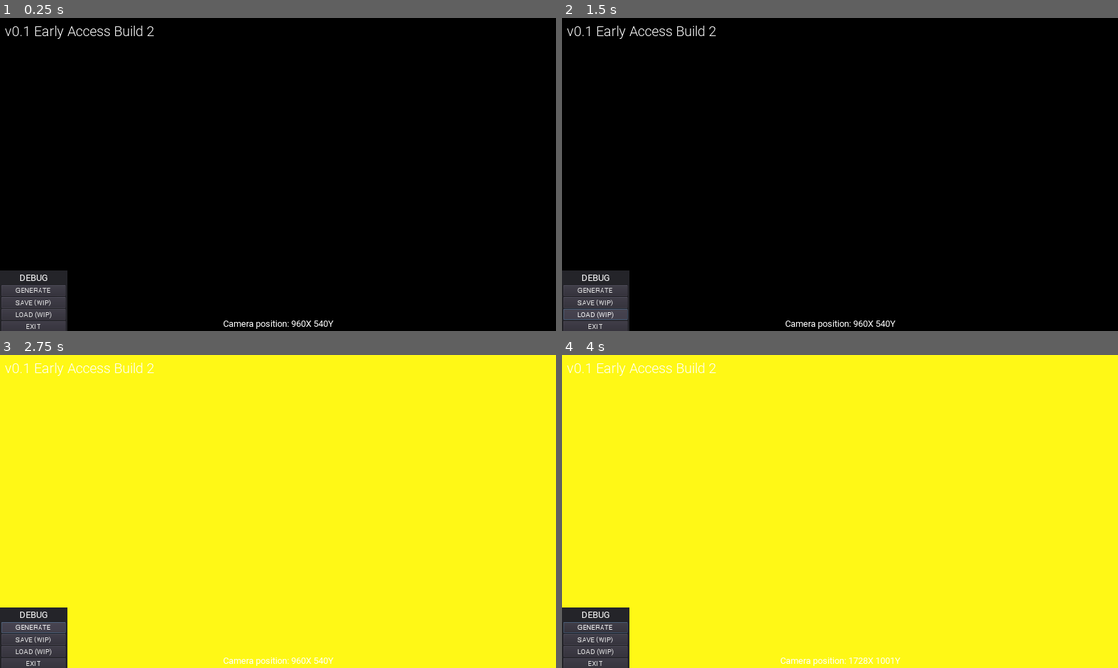
Above: before the commit, frames 1-4 (two rows, left to right).
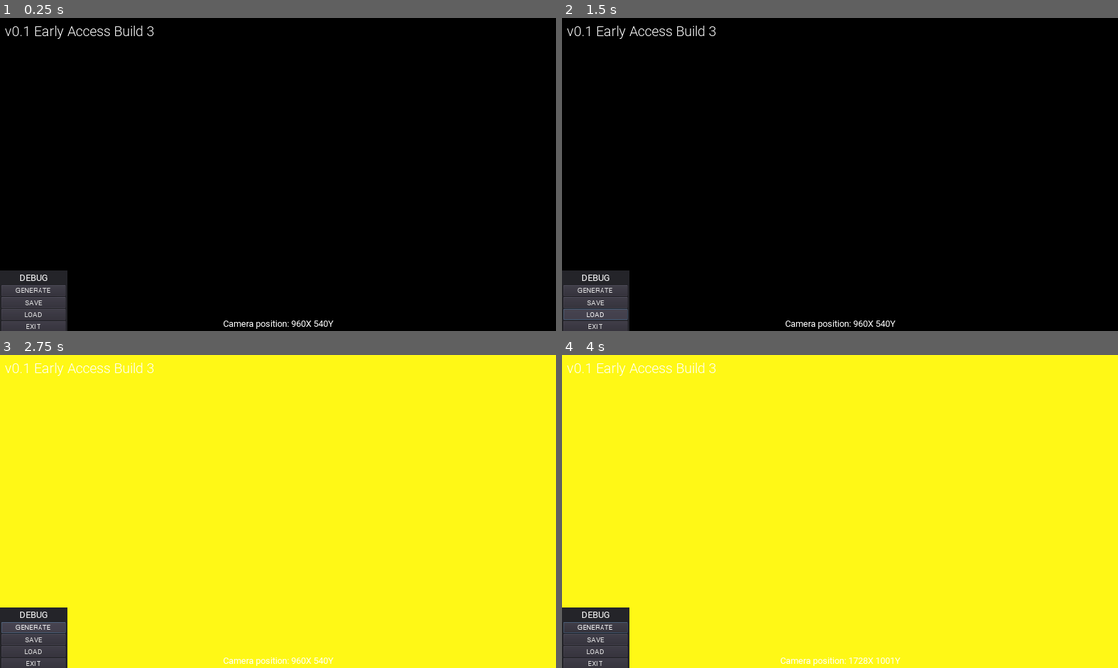
Above: after the commit, the same moments.

Repository: Watermagle/The-Dark-Forest
Game: Godot game, scene res://scenes/Main.tscn
The game is run twice, just before and just after one commit, with the same random seed, the same clock (stepped at 60 frames per second) and the same inputs.
Inputs (mouse positions are in pixels of both pictures, inside the frame that each line leads up to):
- Up to frame 1 (0.25 s): no input
- Up to frame 2 (1.5 s): click "SAVE (WIP)" (after the commit: "SAVE") at 0.5 s; click "LOAD (WIP)" (after the commit: "LOAD") at 1.25 s
- Up to frame 3 (2.75 s): click "GENERATE" at 2 s
- Up to frame 4 (4 s): tap Enter at 2.75 s; move the mouse to (962, 495) at 2.77 s; hold D (right) 2.78-3.53 s; click (962, 495) at 2.92 s; tap Space at 3.5 s; move the mouse to (728, 527) at 3.52 s; hold S (down) from 3.53 s (still down)

The runs differ from the first frame. In frame 1, 0.1% of the frame differs, in the area x 2-28%, y 2-96%; in frame 2, 0.1%; in frame 3, 0.1%; in frame 4, 0.1%.

Commit message:
Build 3 (WIP)

Diff:
--- a/scenes/Main.tscn
+++ b/scenes/Main.tscn
@@ -1,11 +1,10 @@
-[gd_scene load_steps=10 format=2]
+[gd_scene load_steps=9 format=2]
 
 [ext_resource path="res://fonts/Roboto/Roboto-Light.ttf" type="DynamicFontData" id=1]
 [ext_resource path="res://scripts/Controls.gd" type="Script" id=2]
 [ext_resource path="res://fonts/Roboto/Roboto-Regular.ttf" type="DynamicFontData" id=3]
 [ext_resource path="res://scripts/Camera.gd" type="Script" id=4]
 [ext_resource path="res://scripts/SystemGenerator.gd" type="Script" id=5]
-[ext_resource path="res://scripts/SaveSystem.gd" type="Script" id=6]
 
 [sub_resource type="DynamicFont" id=1]
 size = 48
@@ -25,12 +24,7 @@
 [node name="Controls" type="Node" parent="."]
 script = ExtResource( 2 )
 
-[node name="SaveSystem" type="Node" parent="."]
-script = ExtResource( 6 )
-
-[node name="SystemGenerator" type="Node" parent="." groups=[
-"Persist",
-]]
+[node name="SystemGenerator" type="Node" parent="."]
 script = ExtResource( 5 )
 
 [node name="Camera" type="Camera2D" parent="."]
@@ -59,7 +53,7 @@
 margin_right = 692.0
 margin_bottom = 204.0
 custom_fonts/font = SubResource( 1 )
-text = "v0.1 Early Access Build 2"
+text = "v0.1 Early Access Build 3"
 __meta__ = {
 "_edit_use_anchors_": false
 }
@@ -106,14 +100,14 @@
 margin_right = 222.0
 margin_bottom = 74.0
 custom_fonts/font = SubResource( 3 )
-text = "SAVE (WIP)"
+text = "SAVE"
 
 [node name="LoadButton" type="Button" parent="Camera/UI/DebugPanel/VBoxContainer"]
 margin_top = 78.0
 margin_right = 222.0
 margin_bottom = 113.0
 custom_fonts/font = SubResource( 3 )
-text = "LOAD (WIP)"
+text = "LOAD"
 
 [node name="ExitButton" type="Button" parent="Camera/UI/DebugPanel/VBoxContainer"]
 margin_top = 117.0
@@ -136,4 +130,6 @@
 }
 
 [connection signal="pressed" from="Camera/UI/DebugPanel/VBoxContainer/GenerateButton" to="SystemGenerator" method="_on_GenerateButton_pressed"]
+[connection signal="pressed" from="Camera/UI/DebugPanel/VBoxContainer/SaveButton" to="SystemGenerator" method="_on_SaveButton_pressed"]
+[connection signal="pressed" from="Camera/UI/DebugPanel/VBoxContainer/LoadButton" to="SystemGenerator" method="_on_LoadButton_pressed"]
 [connection signal="pressed" from="Camera/UI/DebugPanel/VBoxContainer/ExitButton" to="Controls" method="_on_ExitButton_pressed"]
--- a/scripts/SaveSystem.gd
+++ /dev/null
@@ -1 +0,0 @@
-extends Node
--- a/scripts/StarSystem.gd
+++ b/scripts/StarSystem.gd
@@ -2,6 +2,8 @@
 var stars = []
 var StellarObject = preload('res://scenes/StellarObject.tscn')
 var star
+var star_save_list = []
+var save_dict = {}
 
 
 func generate():
@@ -12,10 +14,34 @@
 
 
 func draw():
-	add_child(star)
-	star.draw()
+	for starDraw in stars:
+		add_child(starDraw)
+		starDraw.draw()
 
 
 func destroy():
 	star.destroy()
 	queue_free()
+
+
+func save():
+	for star in stars:
+		star.save()
+		save_dict = inst2dict(star)
+		save_dict["STAR_POSITION_X"] = star.position.x
+		save_dict["STAR_POSITION_Y"] = star.position.y
+		save_dict["STAR_SCALE_X"] = star.scale.x
+		save_dict["STAR_SCALE_Y"] = star.position.y
+		star_save_list.append(save_dict)
+
+
+func load_game():
+	stars = []
+	for star in star_save_list:
+		var new_star = dict2inst(star)
+		new_star.position.x = float(star["STAR_POSITION_X"])
+		new_star.position.y = float(star["STAR_POSITION_Y"])
+		new_star.scale.x = float(star["STAR_SCALE_X"])
+		new_star.scale.y = float(star["STAR_SCALE_Y"])
+		new_star.load_game()
+		stars.append(new_star)
--- a/scripts/StellarObject.gd
+++ b/scripts/StellarObject.gd
@@ -16,6 +16,9 @@
 var standartStarRadius = 5000
 var currentOffset = 0
 var randomRadius
+var moon_save_list = []
+var planet_save_list = []
+var save_dict = {}
 
 
 func init(inputStellarType):
@@ -99,3 +102,45 @@
 		for moon in moons:
 			moon.destroy()
 			queue_free()
+
+
+func save():
+	if (stellarType == 'gasPlanet') or (stellarType == 'solidPlanet'):
+		for moon in moons:
+			save_dict = inst2dict(moon)
+			save_dict["MOON_POSITION_X"] = moon.position.x
+			save_dict["MOON_POSITION_Y"] = moon.position.y
+			save_dict["MOON_SCALE_X"] = moon.scale.x
+			save_dict["MOON_SCALE_Y"] = moon.scale.y
+			moon_save_list.append(save_dict)
+	elif stellarType == 'star':
+		for planet in planets:
+			planet.save()
+			save_dict = inst2dict(planet)
+			save_dict["PLANET_POSITION_X"] = planet.position.x
+			save_dict["PLANET_POSITION_Y"] = planet.position.y
+			save_dict["PLANET_SCALE_X"] = planet.scale.x
+			save_dict["PLANET_SCALE_Y"] = planet.scale.y
+			planet_save_list.append(save_dict)
+
+
+func load_game():
+	if (stellarType == 'gasPlanet') or (stellarType == 'solidPlanet'):
+		moons = []
+		for moon in moon_save_list:
+			var new_moon = dict2inst(moon)
+			new_moon.position.x = float(moon["MOON_POSITION_X"])
+			new_moon.position.y = float(moon["MOON_POSITION_Y"])
+			new_moon.scale.x = float(moon["MOON_SCALE_X"])
+			new_moon.scale.y = float(moon["MOON_SCALE_Y"])
+			moons.append(new_moon)
+	elif stellarType == 'star':
+		planets = []
+		for planet in planet_save_list:
+			var new_planet = dict2inst(planet)
+			new_planet.position.x = float(planet["PLANET_POSITION_X"])
+			new_planet.position.y = float(planet["PLANET_POSITION_Y"])
+			new_planet.scale.x = float(planet["PLANET_SCALE_X"])
+			new_planet.scale.y = float(planet["PLANET_SCALE_Y"])
+			new_planet.load_game()
+			planets.append(new_planet)
--- a/scripts/SystemGenerator.gd
+++ b/scripts/SystemGenerator.gd
@@ -3,6 +3,7 @@
 var StarSystem = preload("res://scenes/StarSystem.tscn")
 var starSystem
 var isSystemGenerated = false
+var save_dict = {}
 
 
 func generate():
@@ -23,5 +24,39 @@
 		isSystemGenerated = true
 
 
+func save():
+	var save_game = File.new()
+	save_game.open("user://savegame.save", File.WRITE)
+	if isSystemGenerated == true:
+		starSystem.save()
+		save_dict = inst2dict(starSystem)
+		save_game.store_line(to_json(save_dict))
+	save_game.close()
+
+
+func load_game():
+	var save_game = File.new()
+	if not save_game.file_exists("user://savegame.save"):
+		return
+	if isSystemGenerated == true:
+		starSystem.destroy()
+	save_game.open("user://savegame.save", File.READ)
+	while save_game.get_position() < save_game.get_len():
+		save_dict = parse_json(save_game.get_line())
+		starSystem = dict2inst(save_dict)
+		systems = []
+		starSystem.load_game()
+		systems.append(starSystem)
+		starSystem.draw()
+
+
 func _on_GenerateButton_pressed():
 	generate()
+
+
+func _on_SaveButton_pressed():
+	save()
+
+
+func _on_LoadButton_pressed():
+	load_game()
Not shown, added: builds/0.1/Build 3/theDarkForest.exe
Not shown, added: builds/0.1/Build 3/theDarkForest.pck
